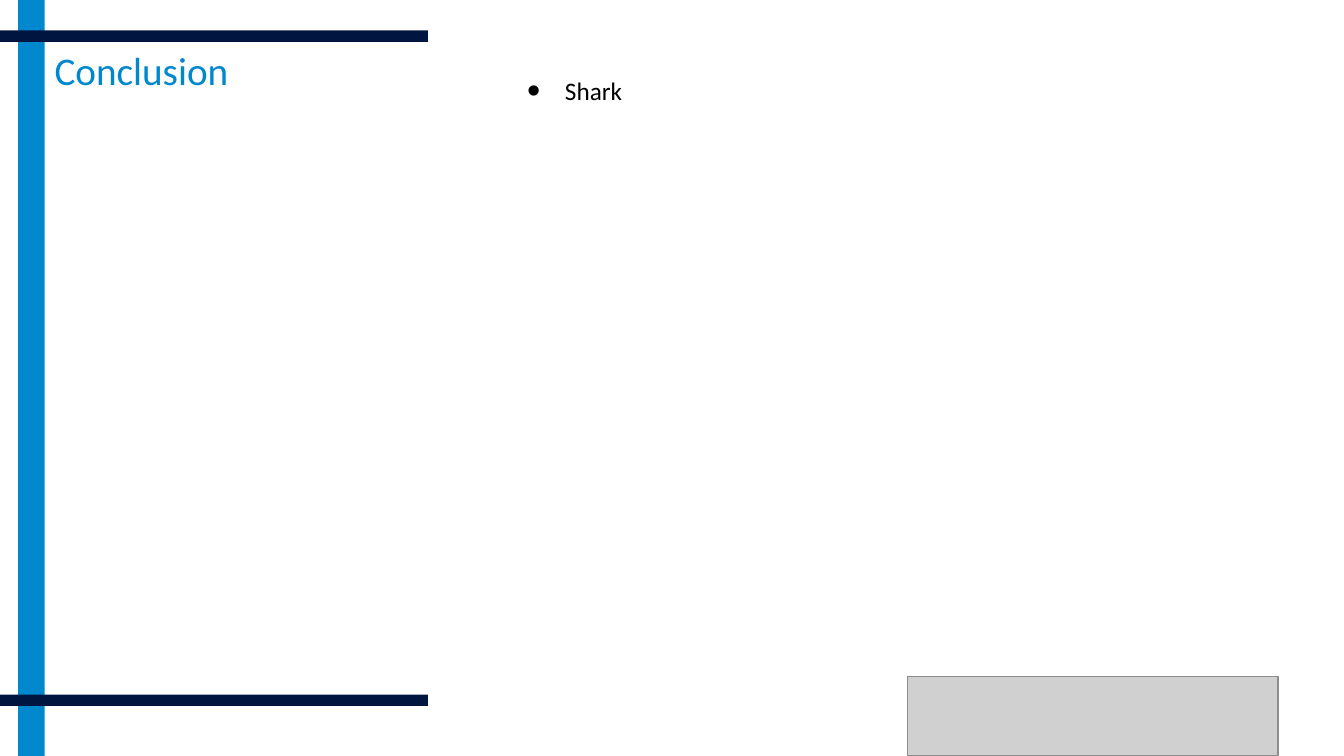
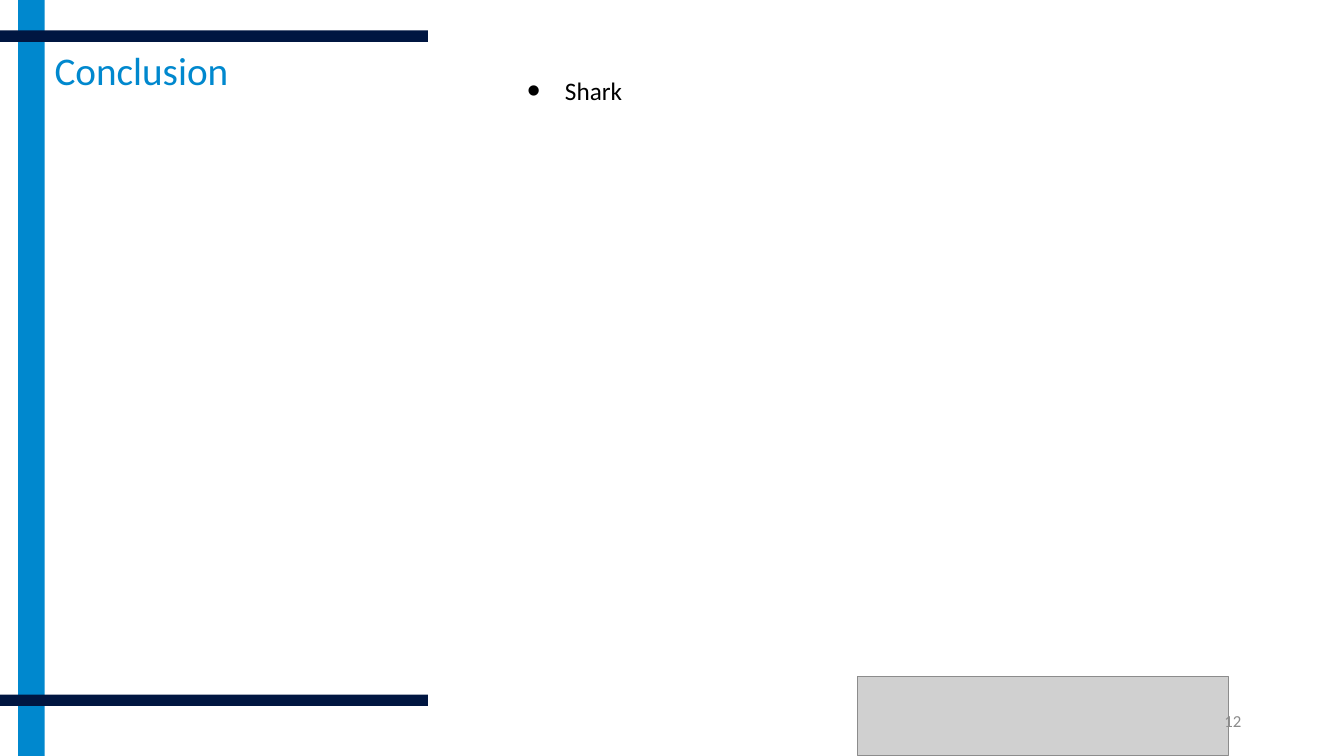
Before and after one commit to eamaccready/SharkDocs, a slide deck: slide 12 of RD Schematic Report.pptx. Drawn at 1344x756 pixels with LibreOffice and Linux fonts; fonts in the diff are those of the drawing; grey boxes stand for pictures. Boxes give left, top, right and bottom in pixels: in the first picture for what was removed or moved away, otherwise in the second. Text is boxed around its words. In the diff, an @@ line names an element or a change of style, - is before the commit and + after.

```diff
--- a/RD Schematic Report.pptx
+++ b/RD Schematic Report.pptx
@@ picture: place and size @@
-picture at [908, 678, 1278, 756]
+picture at [858, 678, 1228, 756]
@@ page number added at [1224, 714, 1241, 732], 12 pt, text #8C8C8C @@
+12
```
Also in this commit, not shown: 12 other slides changed, 3 other files.
